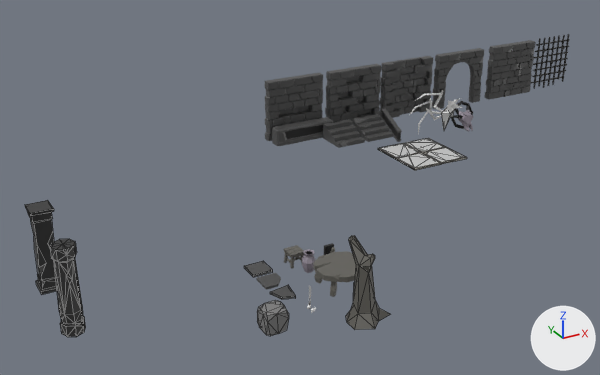
The Blender file Models/scene.blend, before and after one commit.
Before and after are seen from a 50 mm camera at (-11.7, -68.1, 38.4) aimed at (30.4, 8.5, 0.1). The lights are fixed; the arrows at lower right show +X, +Y and +Z. Mesh edges are drawn as thin lines on the coarser meshes.

Names of what the first picture shows: 'Cube.004', 'Cube.005', 'Cube.009', 'Floor', 'Pillar', 'Table', 'Wall', 'Wall_BigHole', 'Wall_Doorway', 'Wall_Edging', 'Wall_Indent', 'Wall_SmallHoles'.
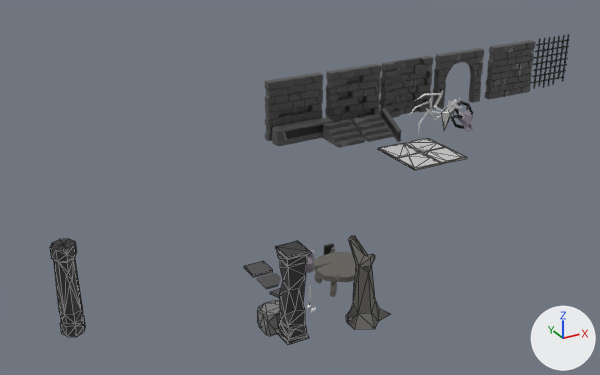
Where the change shows, as pixel boxes [x1, y1, x2, y2] in the pictures (600 x 375 px):
```json
{"object": "Cube.009", "change": "moved", "before": [25, 200, 57, 295], "after": [275, 241, 310, 345]}
```

The change, as JSON lines over the scene's bpy script:
```json
{"op": "set", "path": "ob_cube_009.location", "old": "(0.0, 0.0, 0.0)", "new": "(15.53, -17.38, 0.0)"}
```
